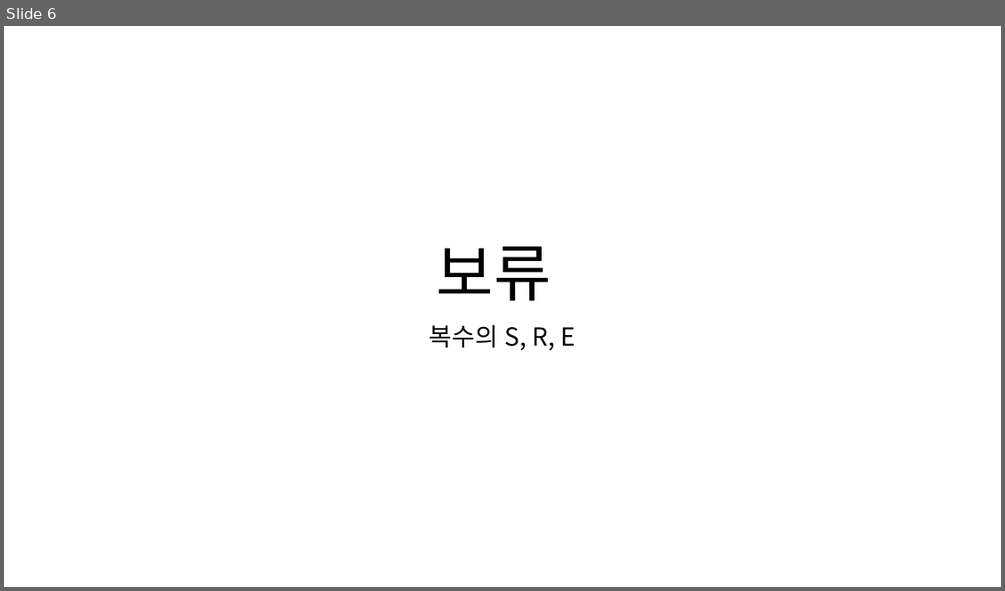
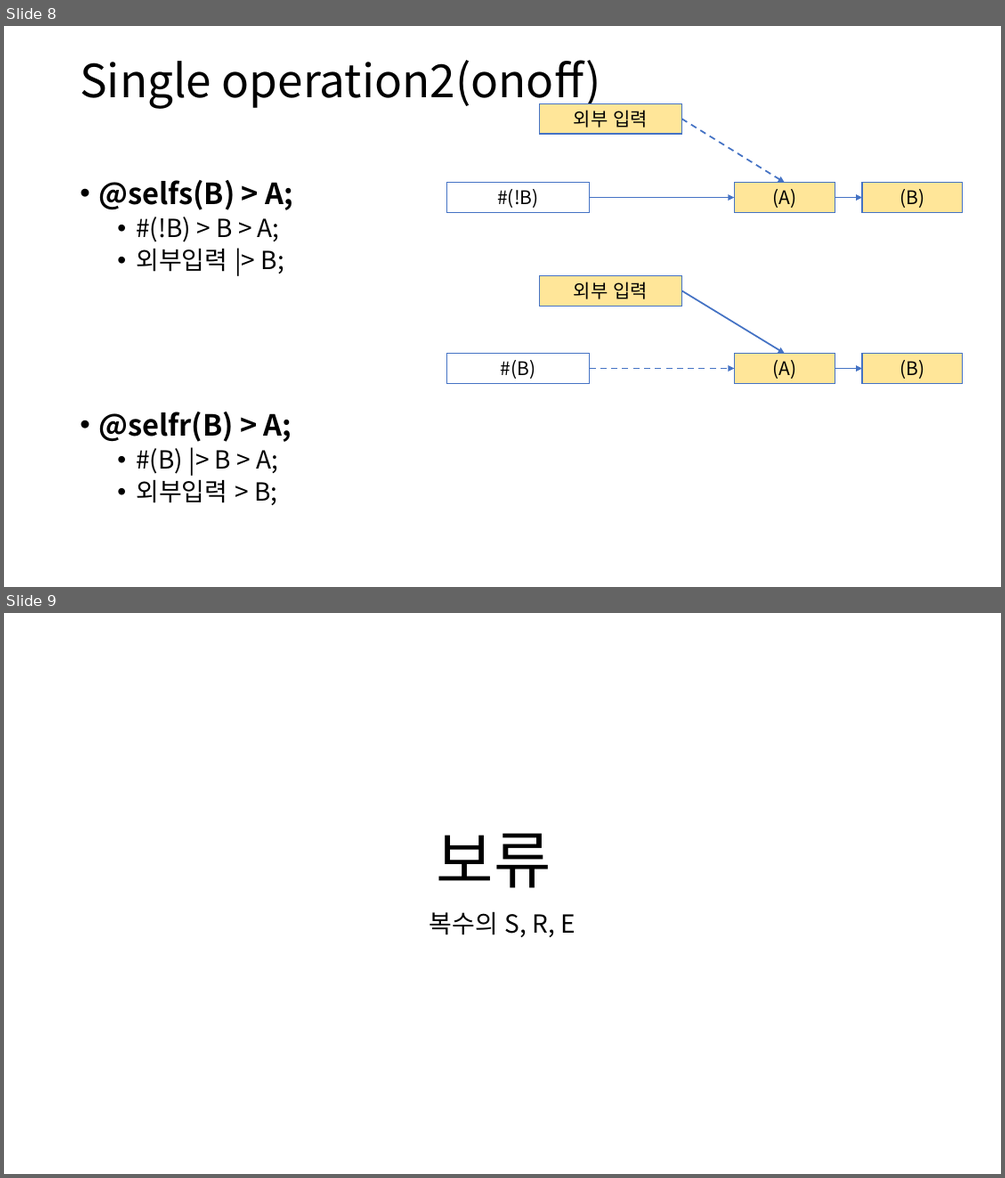
Before and after one commit to DualsoftDev/ds, a slide deck: Doc/PowerPoint/macro.pptx. Shown one above the other, each under a label of ours: slide 6 before the commit, slides 8 and 9 after it. The pictures are 1005x591 and 1005x1178 pixels, drawn with LibreOffice and Linux fonts; fonts in the diff are those of the drawing. Boxes give left, top, right and bottom in pixels: in the first picture for what was removed or moved away, otherwise in the second. Text is boxed around its words. In the diff, an @@ line names an element or a change of style, - is before the commit and + after.

Commit message:
macro.ppt : fix, add onoff Segments

```diff
--- a/Doc/PowerPoint/macro.pptx
+++ b/Doc/PowerPoint/macro.pptx
@@ slide 8 added at bbox=[4, 26, 1001, 587], background #FFFFFF @@
@@ title added at bbox=[80, 60, 601, 109], 44 pt, text #000000 @@
+Single operation2(onoff)
@@ rectangle added at bbox=[540, 103, 682, 134], fill #FFE699, outline #4472C4 1 pt, 18 pt, text #000000 @@
+외부 입력
@@ arrow added from (681, 119) to (785, 183), #4472C4 1.5 pt dashed @@
@@ text added at bbox=[98, 180, 294, 505], 24 pt, text #000000 @@
+• @selfs(B) > A;
+  • #(!B) > B > A;
+  • 외부입력 |> B;
+• @selfr(B) > A;
+  • #(B) |> B > A;
+  • 외부입력 > B;
@@ rectangle added at bbox=[446, 183, 590, 212], fill #FFFFFF, outline #4472C4 1 pt, 18 pt, text #000000 @@
+#(!B)
@@ rectangle added at bbox=[735, 183, 834, 212], fill #FFE699, outline #4472C4 1 pt, 18 pt, text #000000 @@
+(A)
@@ rectangle added at bbox=[863, 183, 963, 212], fill #FFE699, outline #4472C4 1 pt, 18 pt, text #000000 @@
+(B)
@@ arrow added from (590, 197) to (735, 197), #4472C4 1.5 pt @@
@@ arrow added from (834, 197) to (863, 197), #4472C4 1.5 pt @@
@@ rectangle added at bbox=[540, 276, 682, 305], fill #FFE699, outline #4472C4 1 pt, 18 pt, text #000000 @@
+외부 입력
@@ arrow added from (681, 290) to (785, 354), #4472C4 1.5 pt @@
@@ rectangle added at bbox=[446, 354, 590, 384], fill #FFFFFF, outline #4472C4 1 pt, 18 pt, text #000000 @@
+#(B)
@@ arrow added from (590, 369) to (735, 369), #4472C4 1.5 pt dashed @@
@@ rectangle added at bbox=[735, 354, 834, 384], fill #FFE699, outline #4472C4 1 pt, 18 pt, text #000000 @@
+(A)
@@ arrow added from (834, 369) to (863, 369), #4472C4 1.5 pt @@
@@ rectangle added at bbox=[863, 354, 963, 384], fill #FFE699, outline #4472C4 1 pt, 18 pt, text #000000 @@
+(B)
@@ what was slide 6 is now slide 9 @@
```
Also in this commit, not shown: 5 slides changed, 5 other slides added.
